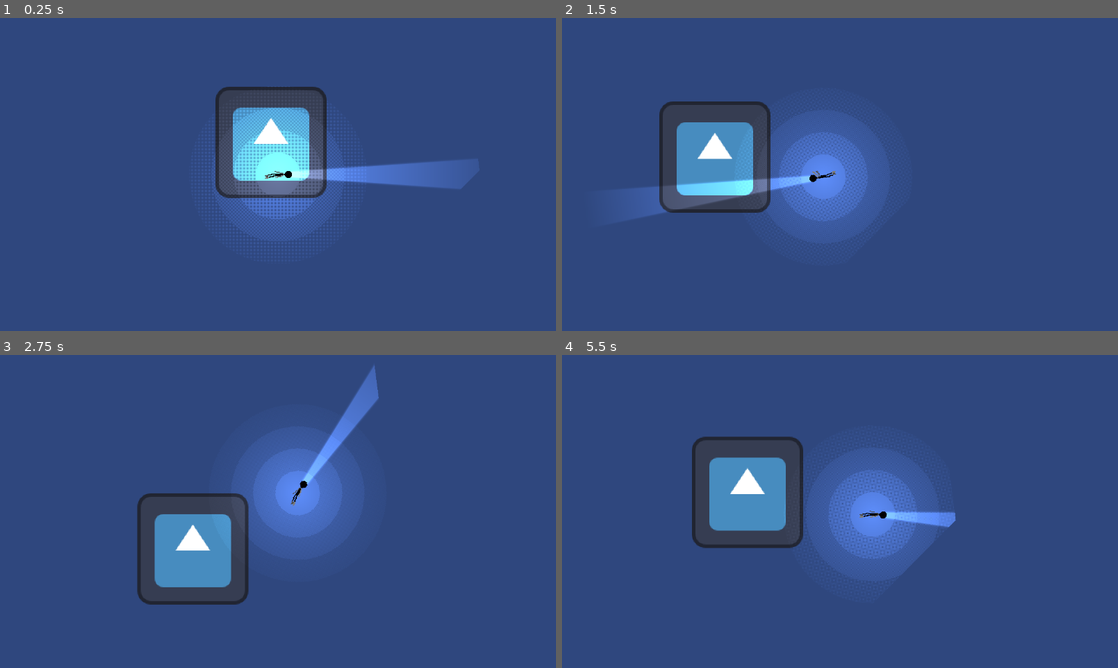
Above: before the commit, frames 1-4 (two rows, left to right).
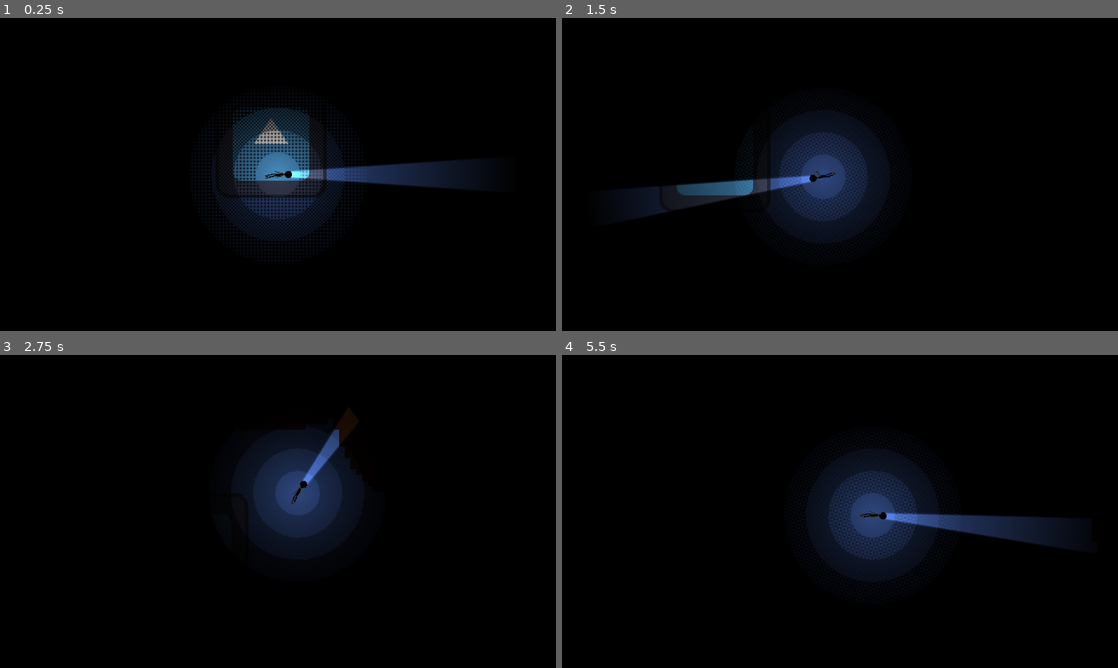
Above: after the commit, the same moments.

Repository: 5ald48/lujja
Game: Godot game, scene res://scenes/main.tscn
The game is run twice, just before and just after one commit, with the same random seed, the same clock (stepped at 60 frames per second) and the same inputs. The engine's default icon, where the game draws it, is replaced by a stand-in: a white triangle on a blue panel in a dark square.
Inputs (mouse positions are in pixels of both pictures, inside the frame that each line leads up to):
- Up to frame 1 (0.25 s): no input
- Up to frame 2 (1.5 s): tap Enter at 0.5 s; move the mouse to (962, 158) at 0.52 s; click (962, 158) at 0.6 s; move the mouse to (728, 190) at 1.27 s; click (728, 190) at 1.35 s
- Up to frame 3 (2.75 s): move the mouse to (333, 442) at 2.02 s; click (333, 442) at 2.1 s
- Up to frame 4 (5.5 s): move the mouse to (812, 574) at 2.77 s; click (812, 574) at 2.85 s; move the mouse to (1006, 558) at 3.52 s; click (1006, 558) at 3.6 s; move the mouse to (673, 464) at 4.27 s; click (673, 464) at 4.35 s; move the mouse to (867, 511) at 5.02 s; click (867, 511) at 5.1 s

The runs differ from the first frame. In frame 1, 100% of the frame differs, in the area x 0-100%, y 0-100%; in frame 2, 100%; in frame 3, 100%; in frame 4, 100%.

Commit message:
some turrain

Diff:
--- a/scenes/map.tscn
+++ b/scenes/map.tscn
@@ -1,22 +1,14 @@
 [gd_scene format=3 uid="uid://jhm6nuy8hgl7"]
 
 [ext_resource type="Texture2D" uid="uid://ccttemxhcw57j" path="res://icon.svg" id="1_4xfga"]
+[ext_resource type="Texture2D" uid="uid://bjemrj6t5xr41" path="res://assets/my art/lujja-328x17-219x190.png" id="1_paxxb"]
 
 [sub_resource type="PhysicsMaterial" id="PhysicsMaterial_g2els"]
 
 [sub_resource type="OccluderPolygon2D" id="OccluderPolygon2D_0wfyh"]
-polygon = PackedVector2Array(486, 17, 787, 173, 822, 449, 647, 625, 318, 612, 173, 397, 211, 152)
+polygon = PackedVector2Array(509, 107, 612, 110, 674, 192, 809.8871, 264.73108, 897, 368, 902, 448, 869, 512, 879, 582, 807, 632, 784, 734, 630, 742, 526, 757, 431, 752, 336, 777, 259, 721, 238, 652, 253, 566, 210, 526, 195, 421, 259, 384, 271, 299, 262, 229, 198, 155, 304, 139, 334, 90)
 
 [node name="map" type="Node2D" unique_id=2145020422]
-
-[node name="StaticBody2D5" type="StaticBody2D" parent="." unique_id=692695941]
-physics_material_override = SubResource("PhysicsMaterial_g2els")
-
-[node name="CollisionPolygon2D" type="CollisionPolygon2D" parent="StaticBody2D5" unique_id=921366364]
-position = Vector2(520.6052, 329.10675)
-scale = Vector2(1.8238363, 1)
-build_mode = 1
-polygon = PackedVector2Array(-160.98224, -173.10675, -182.36572, 45.89325, -146.17827, 162.89325, -106.15274, 265.89325, 2.9579163, 278.89325, 66.56012, 288.89325, 162.51172, 116.89325, 154.2873, -8.1067505, 143.86969, -150.10675, 81.912384, -215.10675, -18.425568, -310.10675)
 
 [node name="ColorRect" type="ColorRect" parent="." unique_id=1743382522]
 offset_right = 2405.0
@@ -24,10 +16,24 @@
 color = Color(0.18381795, 0.27843308, 0.4935674, 1)
 
 [node name="CanvasModulate" type="CanvasModulate" parent="." unique_id=2089819374]
-visible = false
-color = Color(0.10747976, 0.10747973, 0.10747973, 1)
+color = Color(0, 0, 0, 1)
+
+[node name="StaticBody2D5" type="StaticBody2D" parent="." unique_id=692695941]
+physics_material_override = SubResource("PhysicsMaterial_g2els")
+
+[node name="CollisionPolygon2D" type="CollisionPolygon2D" parent="StaticBody2D5" unique_id=921366364]
+position = Vector2(657.0349, 556.8919)
+scale = Vector2(1.8238363, 1)
+build_mode = 1
+polygon = PackedVector2Array(-158.47635, -246.89186, -138.18942, -184.89186, -128.32013, -80.89188, -135.44797, -31.891872, -163.95929, 10.108126, -157.37976, 66.10812, -140.93091, 153.10814, -145.31726, 243.10814, -117.35424, 328.10812, -83.90824, 352.10812, -38.399788, 336.10812, 6.012107, 344.10812, 148.02048, 318.10812, 163.37274, 221.10814, 201.75336, 164.10814, 194.07727, 99.10812, 213.81586, 33.108124, 206.13971, -44.891876, 158.98639, -150.89186, 84.966576, -224.89186, 54.262047, -301.89188, -10.436746, -310.89188, -72.94236, -323.89188)
+
+[node name="Lujja328x17219x190" type="Sprite2D" parent="StaticBody2D5" unique_id=1076295120]
+position = Vector2(715, 623.99994)
+scale = Vector2(6.49, 6.49)
+texture = ExtResource("1_paxxb")
 
 [node name="LightOccluder2D" type="LightOccluder2D" parent="." unique_id=1026640924]
+position = Vector2(148, 142)
 occluder = SubResource("OccluderPolygon2D_0wfyh")
 
 [node name="Icon" type="Sprite2D" parent="." unique_id=425671359]
--- a/scenes/player.tscn
+++ b/scenes/player.tscn
@@ -82,7 +82,7 @@
 
 [node name="CharacterBody2D" type="CharacterBody2D" unique_id=512008037]
 motion_mode = 1
-wall_min_slide_angle = 0.0
+wall_min_slide_angle = 0.34906584
 script = ExtResource("1_onrkg")
 
 [node name="AnimatedSprite2D" type="AnimatedSprite2D" parent="." unique_id=1807060164]
Binary file added: assets/my art/lujja-328x17-219x190.png
Not shown, added: assets/my art/lujja-328x17-219x190.png.import
